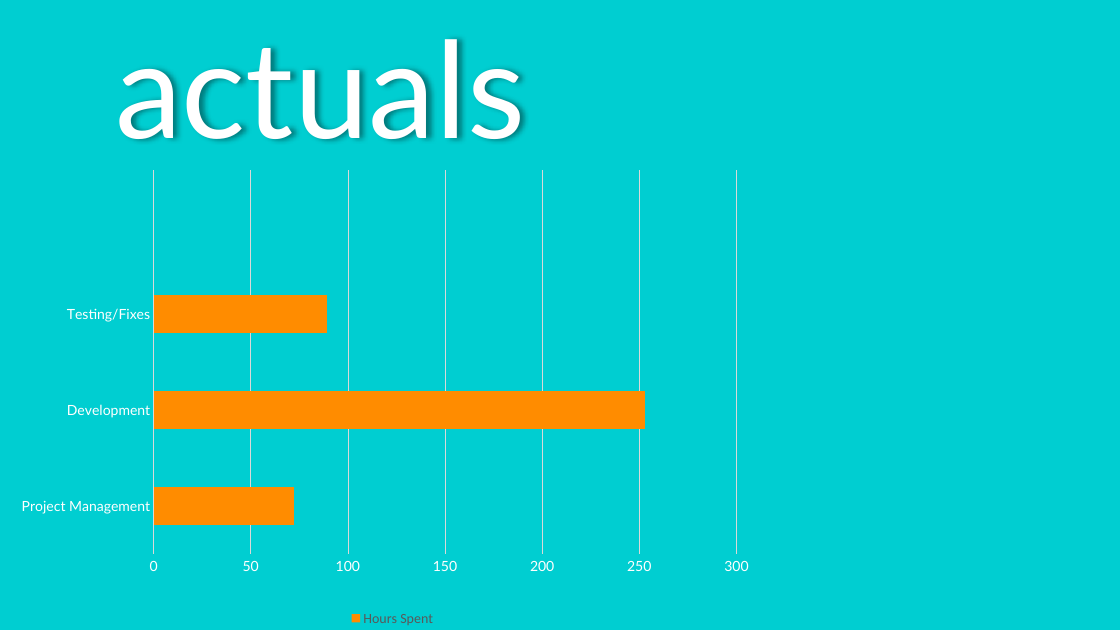
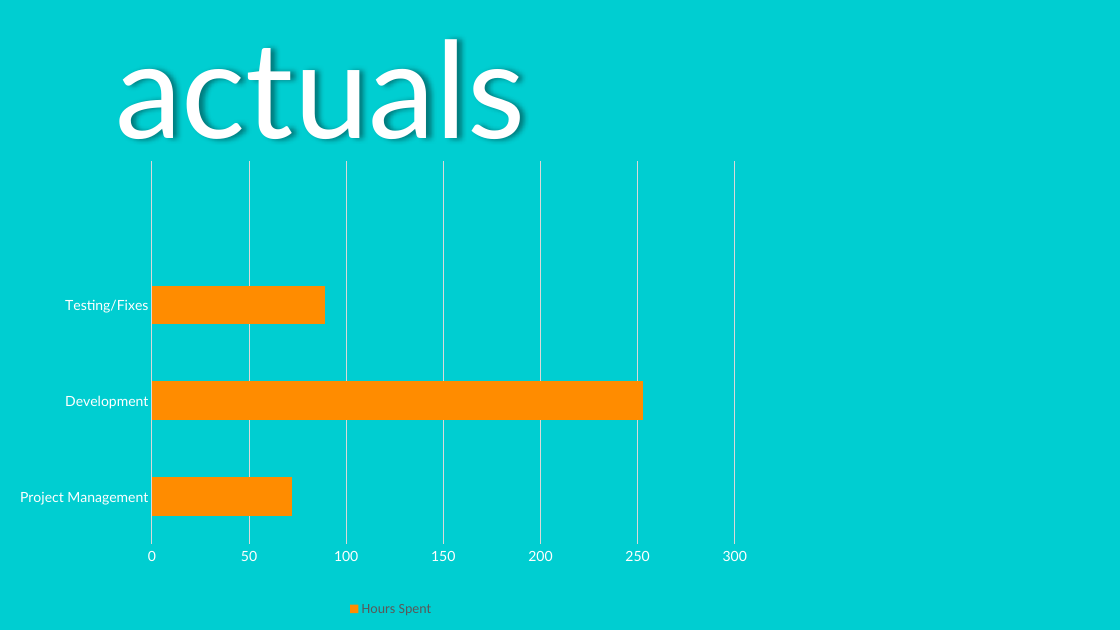
Before and after one commit to HarmanM/SuperPoints, a slide deck: slide 12 of Phase 2 Hand-in/4900 Presentation Group 9.pptx. Drawn at 1120x630 pixels with LibreOffice and Linux fonts; fonts in the diff are those of the drawing. Boxes give left, top, right and bottom in pixels: in the first picture for what was removed or moved away, otherwise in the second. Text is boxed around its words. In the diff, an @@ line names an element or a change of style, - is before the commit and + after.

```diff
--- a/Phase 2 Hand-in/4900 Presentation Group 9.pptx
+++ b/Phase 2 Hand-in/4900 Presentation Group 9.pptx
@@ bar chart: place and size @@
-bar chart at bbox=[19, 132, 766, 630]
+bar chart at bbox=[18, 123, 765, 621]
```
Also in this commit, not shown: 1 other slide changed, 1 slide added, 1 slide removed.
